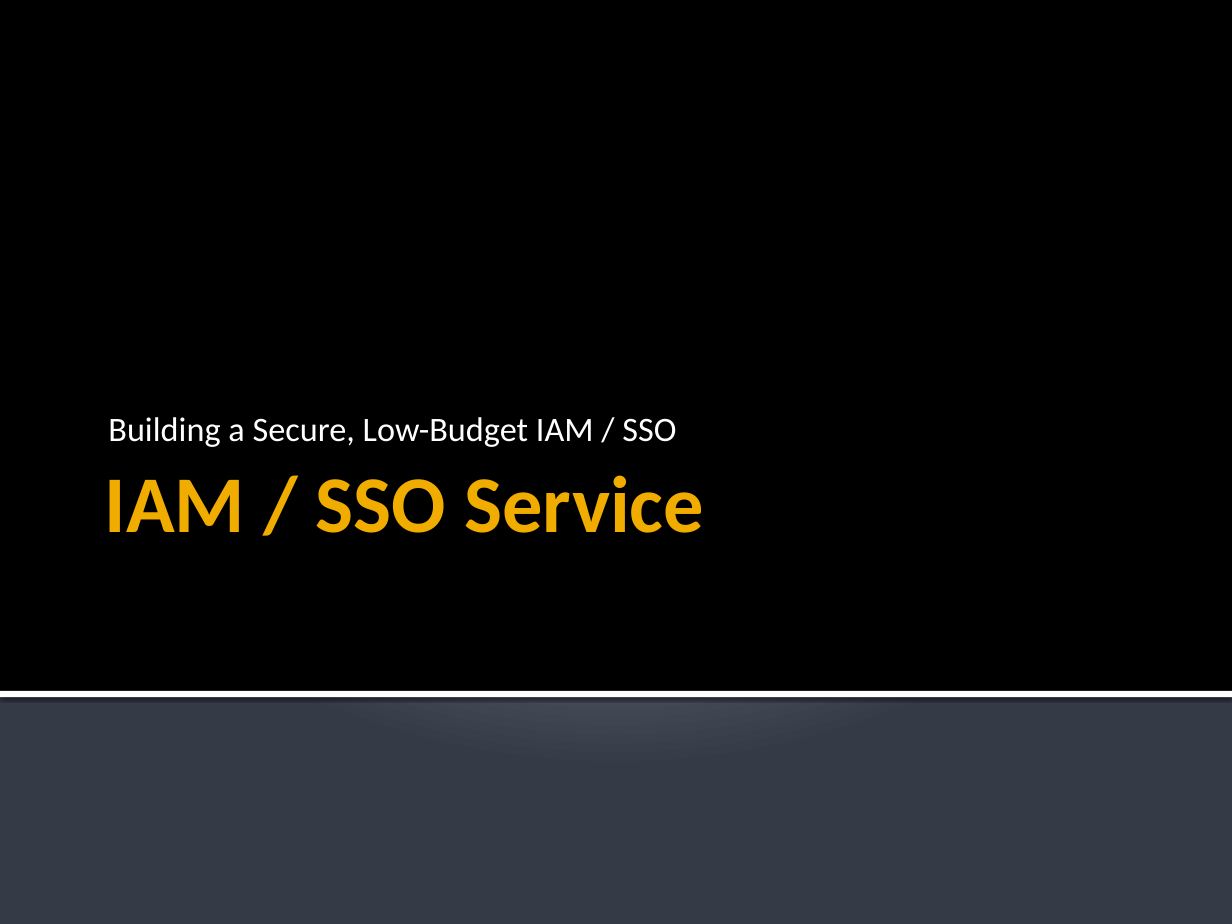
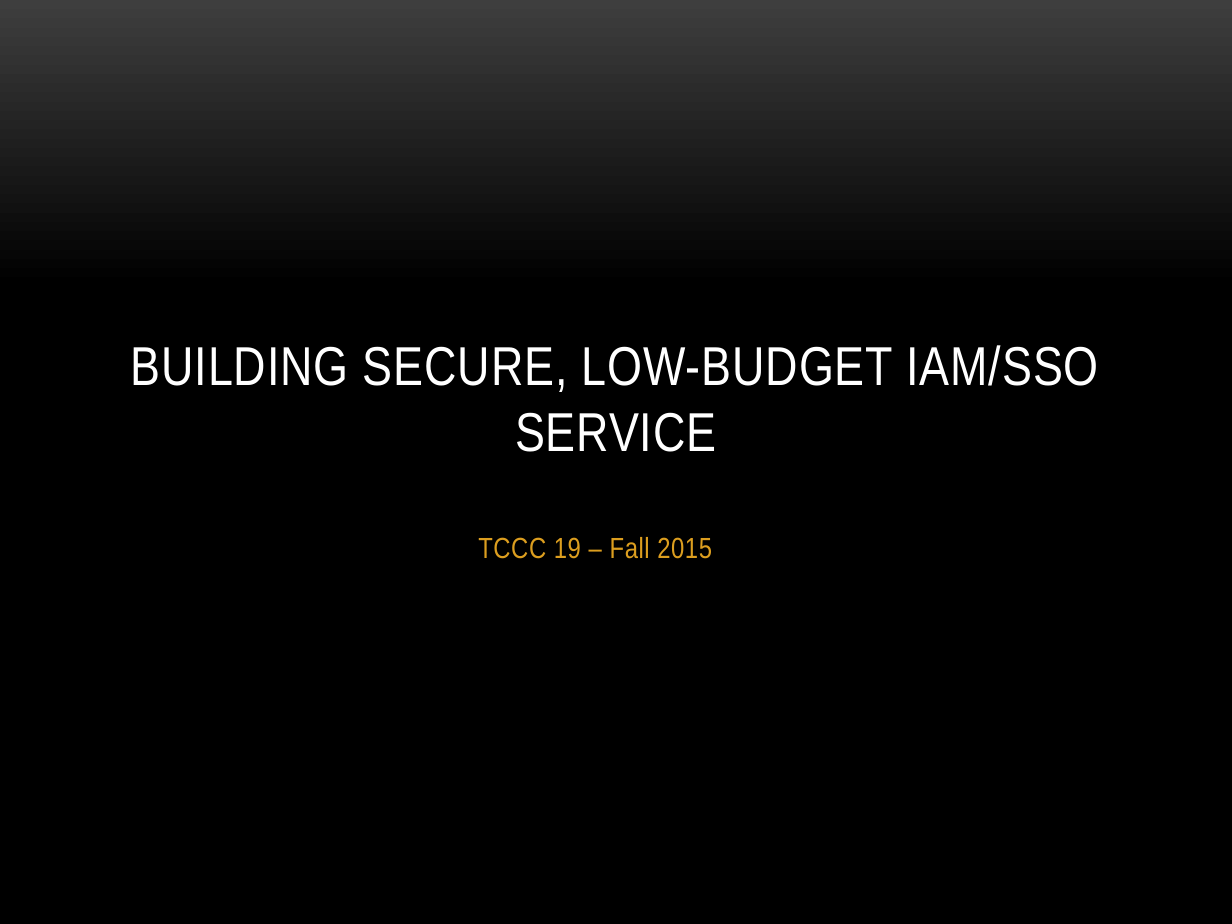
Before and after one commit to anibalvelarde/SSOExample, a slide deck: slide 1 of SSOPresentation/IAM_SSO.pptx. Drawn at 1232x924 pixels with LibreOffice and Linux fonts; fonts in the diff are those of the drawing; background and template pictures are left out. Boxes give left, top, right and bottom in pixels: in the first picture for what was removed or moved away, otherwise in the second. Text is boxed around its words. In the diff, an @@ line names an element or a change of style, - is before the commit and + after.

```diff
--- a/SSOPresentation/IAM_SSO.pptx
+++ b/SSOPresentation/IAM_SSO.pptx
@@ background gradient #C1C5D3 to #BFC4D2 to #353B47 to gradient #3F3F3F to #000000 @@
@@ rectangle removed at (x1=0, y1=0, x2=1232, y2=692) @@
@@ title "BUILDING SECURE, LOW-BUDGET IAM/SSO SERVICE" at (x1=131, y1=345, x2=1099, y2=452): vertical alignment top to bottom @@
@@ title at (x1=131, y1=345, x2=1099, y2=452): text changed; size 47 to 32 pt; font Calibri to Arial Narrow; text colour #F0AD00 to #FFFFFF; bold off @@
-IAM / SSO Service
+BUILDING SECURE, LOW-BUDGET IAM/SSO SERVICE
@@ subtitle removed at (x1=108, y1=417, x2=676, y2=447) @@
-Building a Secure, Low-Budget IAM / SSO
@@ subtitle added at (x1=478, y1=537, x2=712, y2=559), 17 pt, text #DC9E1F @@
+TCCC 19 – Fall 2015
@@ rectangle removed at (x1=0, y1=691, x2=1232, y2=697) @@
```
Also in this commit, not shown: 15 other slides changed, 7 slides added, 4 slides removed.
